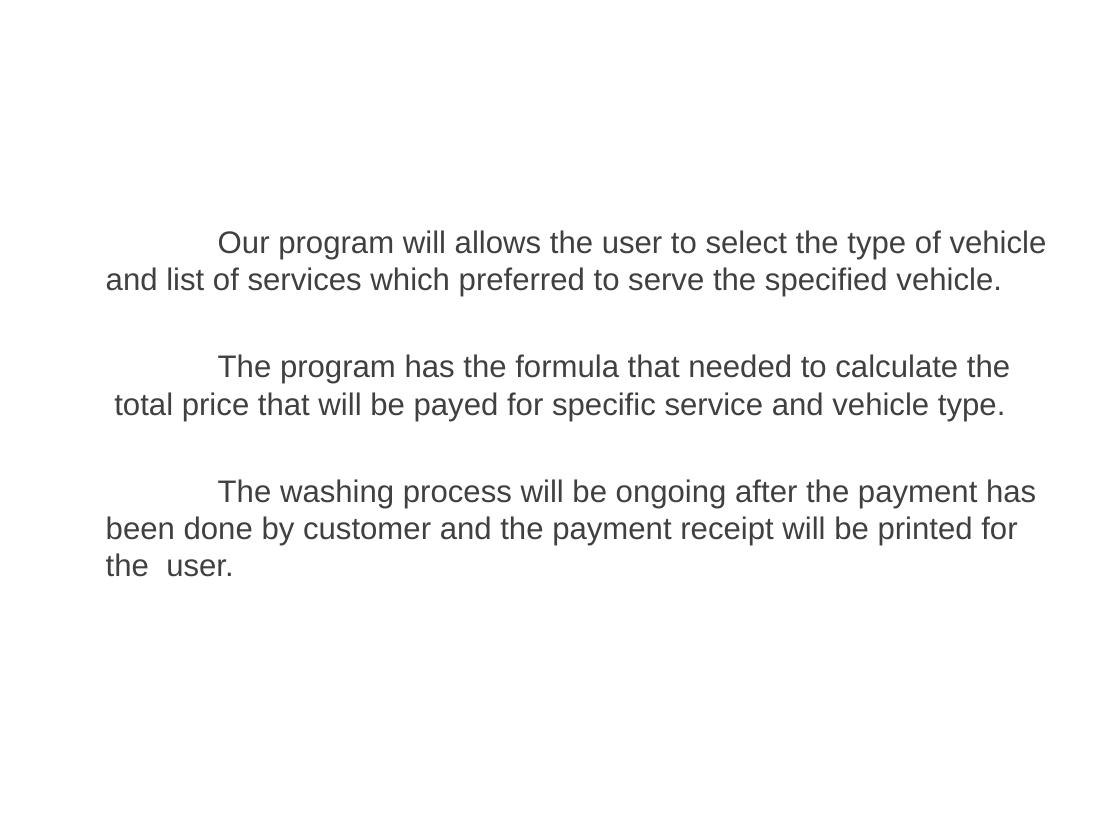
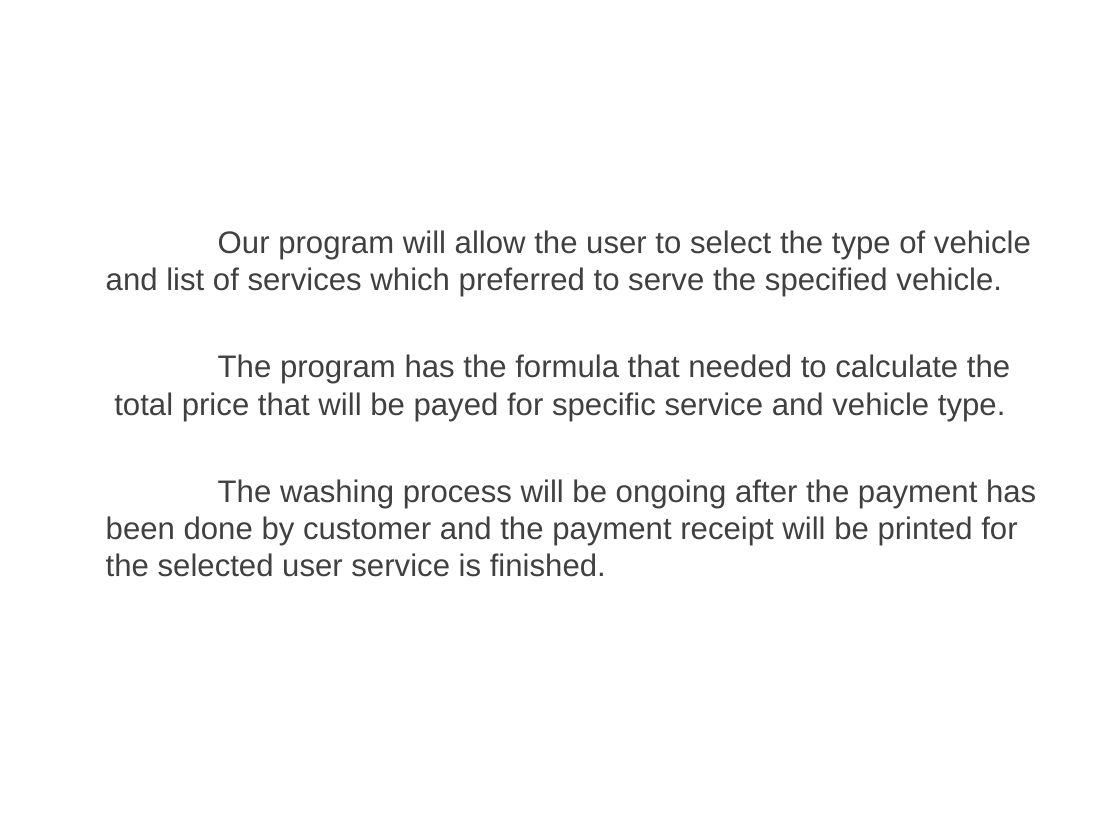
Before and after one commit to Blacksuan19/CPP-Lang, a slide deck: slide 2 of project/presentation.pptx. Drawn at 1120x840 pixels with LibreOffice and Linux fonts; fonts in the diff are those of the drawing; background and template pictures are left out. Boxes give left, top, right and bottom in pixels: in the first picture for what was removed or moved away, otherwise in the second. Text is boxed around its words. In the diff, an @@ line names an element or a change of style, - is before the commit and + after.

```diff
--- a/project/presentation.pptx
+++ b/project/presentation.pptx
@@ text at (106,230,1031,296): text changed @@
-Our program will allows the user to select the type of vehicle and list of services which preferred to serve the specified vehicle.
+Our program will allow the user to select the type of vehicle and list of services which preferred to serve the specified vehicle.
@@ text at (106,479,1036,577): text changed @@
-The washing process will be ongoing after the payment has been done by customer and the payment receipt will be printed for the user.
+The washing process will be ongoing after the payment has been done by customer and the payment receipt will be printed for the selected user service is finished.
```
Also in this commit, not shown: 1 other slide changed, 7 other files.
